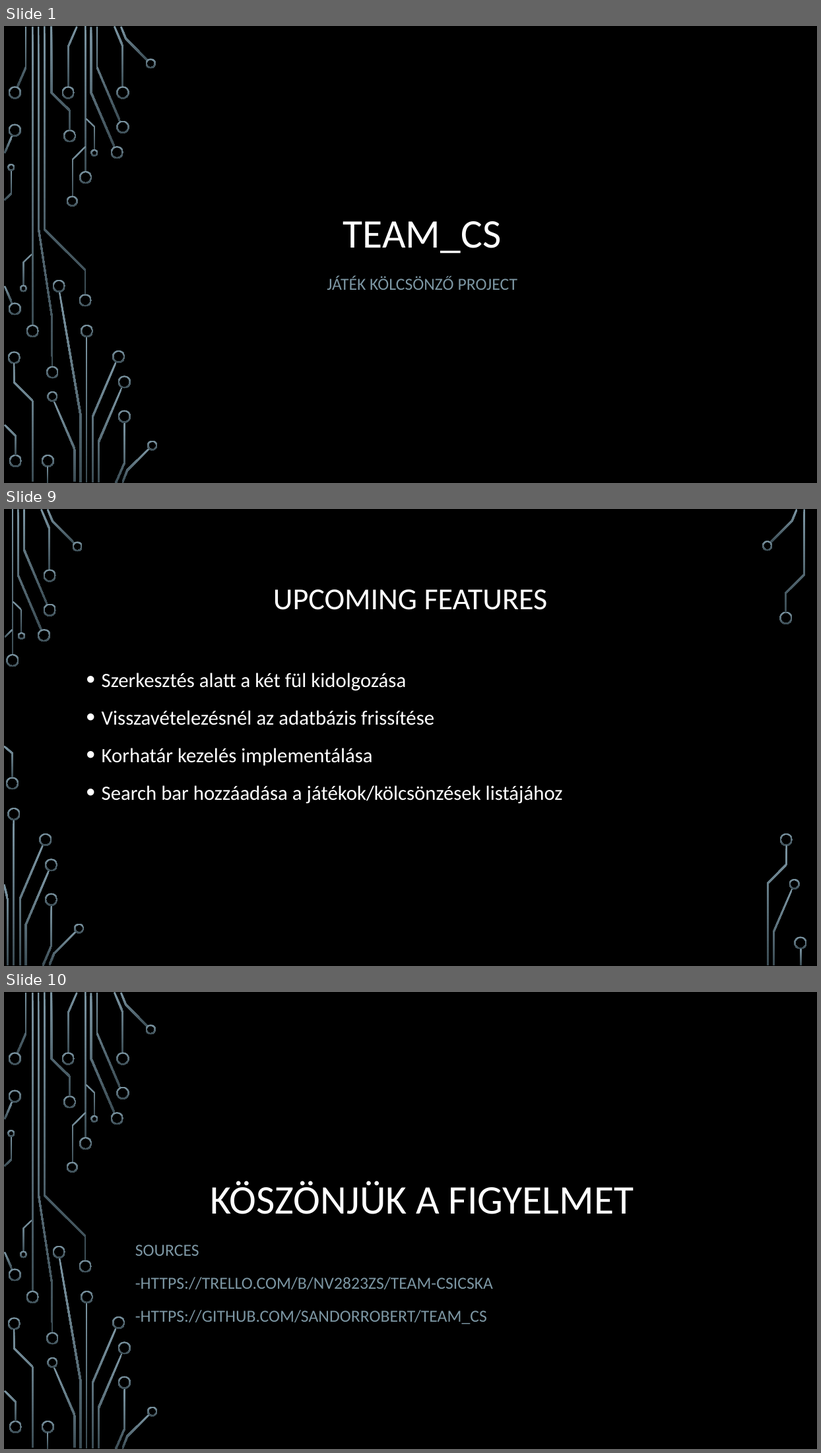
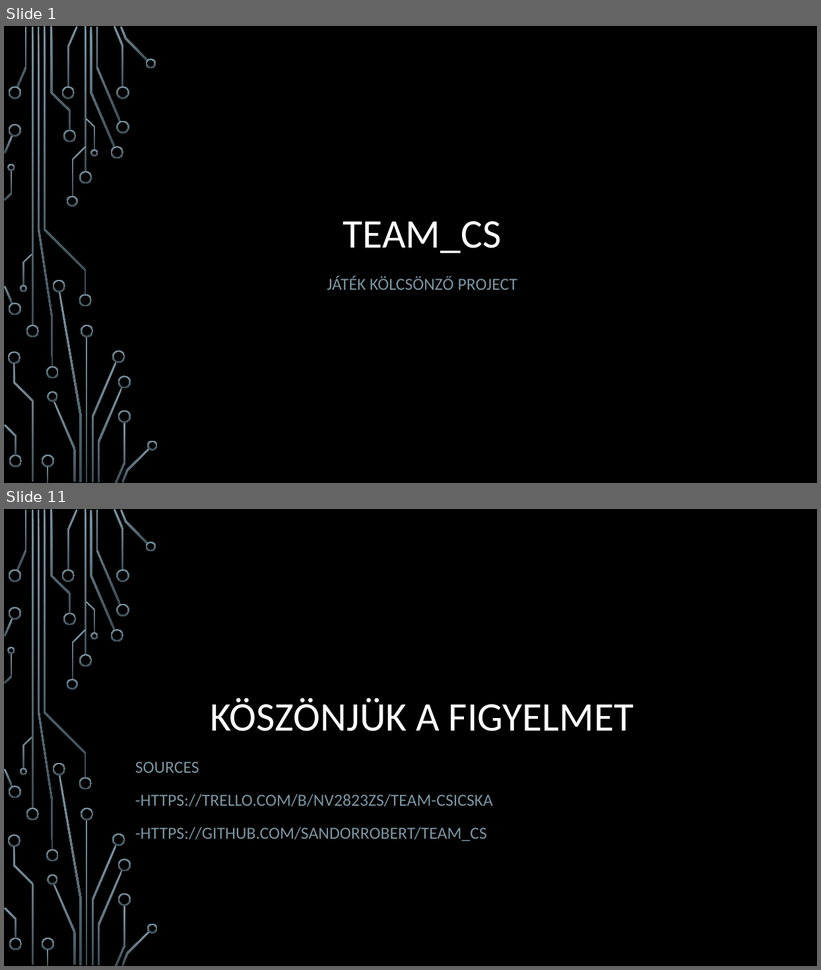
Before and after one commit to sandorrobert/TEAM_CS, a slide deck: Team_CS.pptx. Shown one above the other, each under a label of ours: slides 1, 9 and 10 before the commit, slides 1 and 11 after it; the slides between them are not shown. The pictures are 821x1453 and 821x970 pixels, drawn with LibreOffice and Linux fonts; fonts in the diff are those of the drawing; background and template pictures are left out. Boxes give left, top, right and bottom in pixels: in the first picture for what was removed or moved away, otherwise in the second. Text is boxed around its words. In the diff, an @@ line names an element or a change of style, - is before the commit and + after.

```diff
--- a/Team_CS.pptx
+++ b/Team_CS.pptx
@@ slide 9 removed at (4, 509, 817, 966), background picture (left out) @@
@@ title removed at (273, 590, 548, 610) @@
-UPCOMING FEATURES
@@ text removed at (102, 673, 563, 804) @@
-• Szerkesztés alatt a két fül kidolgozása
-• Visszavételezésnél az adatbázis frissítése
-• Korhatár kezelés implementálása
-• Search bar hozzáadása a játékok/kölcsönzések listájához
@@ group removed at (4, 509, 807, 966): 33 freeform shapes, 3 rectangles @@
@@ what was slide 10 is now slide 11 @@
```
Also in this commit, not shown: 7 slides changed, 2 slides added.
